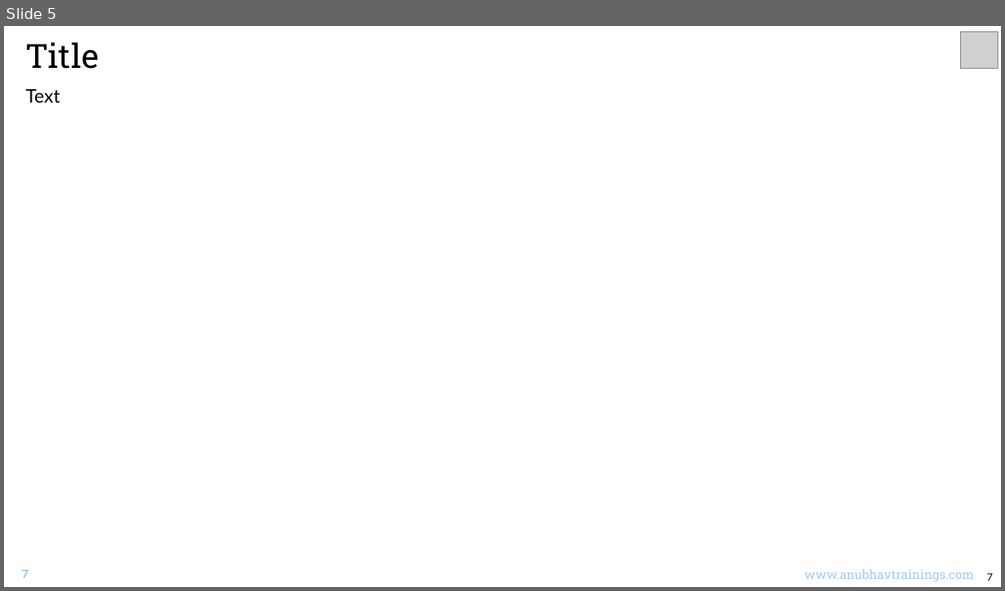
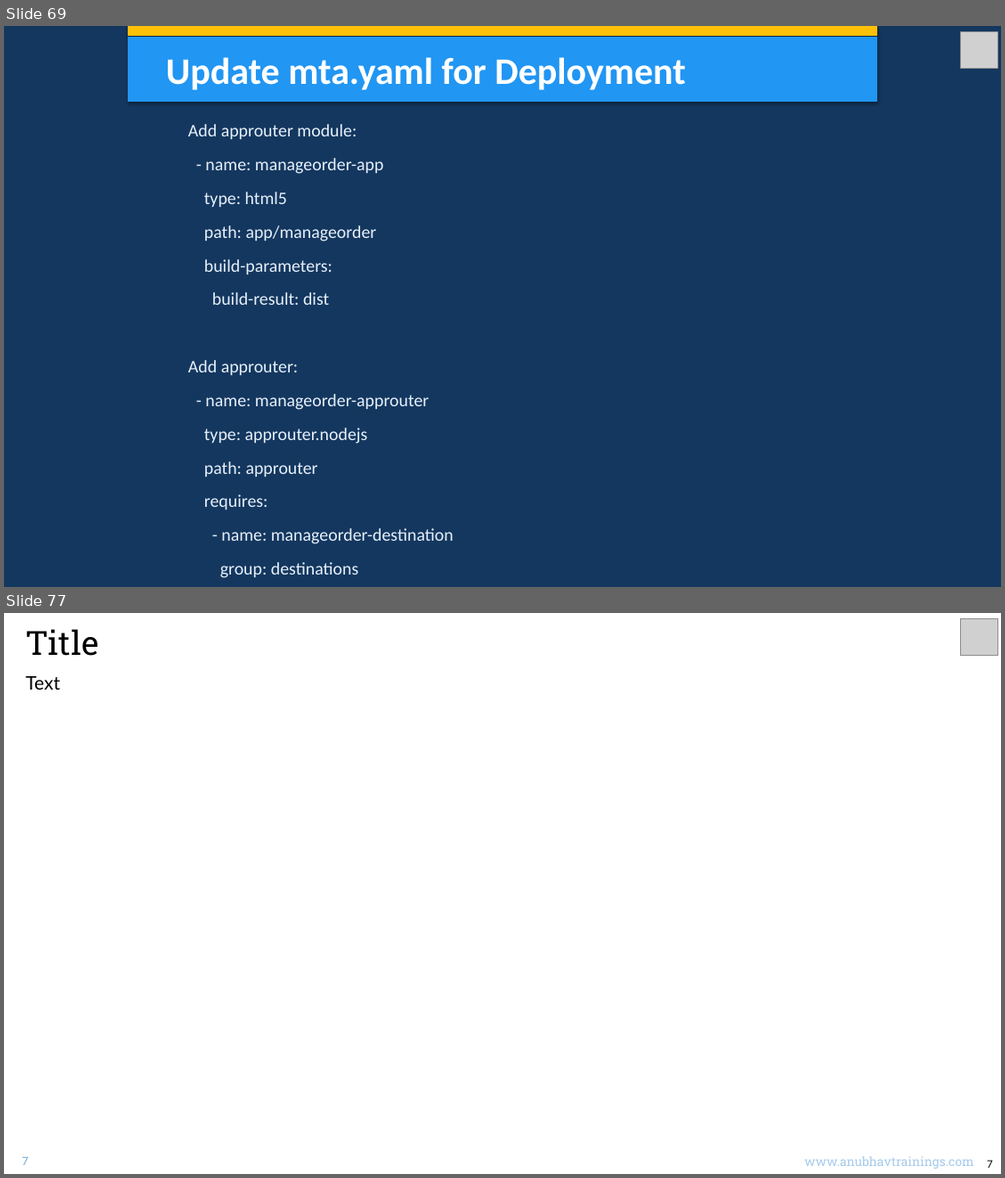
Before and after one commit to soyuztechnologies/typescript_training_capm, a slide deck: Day 3/DAY-3.pptx. Shown one above the other, each under a label of ours: slide 5 before the commit, slides 69 and 77 after it; the slides between them are not shown. The pictures are 1005x591 and 1005x1178 pixels, drawn with LibreOffice and Linux fonts; fonts in the diff are those of the drawing; grey boxes stand for pictures. Boxes give left, top, right and bottom in pixels: in the first picture for what was removed or moved away, otherwise in the second. Text is boxed around its words. In the diff, an @@ line names an element or a change of style, - is before the commit and + after.

Commit message:
Auto bot updater Anubhav Trainings

```diff
--- a/Day 3/DAY-3.pptx
+++ b/Day 3/DAY-3.pptx
@@ slide 69 added at box(4, 26, 1001, 587), background #14375F @@
@@ rectangle added at box(128, 26, 876, 35), fill #FFC107, outline #FFC107 0.75 pt @@
@@ rectangle added at box(128, 38, 876, 101), fill #2196F3, outline #2196F3 0.75 pt, 36 pt, text #FFFFFF, bold @@
+Update mta.yaml for Deployment
@@ picture added at box(960, 32, 997, 69) @@
@@ text added at box(188, 124, 453, 578), 17 pt, text #E6F0FA @@
+Add approuter module:
+- name: manageorder-app
+type: html5
+path: app/manageorder
+build-parameters:
+build-result: dist
+Add approuter:
+- name: manageorder-approuter
+type: approuter.nodejs
+path: approuter
+requires:
+- name: manageorder-destination
+group: destinations
@@ what was slide 5 is now slide 77 @@
```
Also in this commit, not shown: 1 slide changed, 71 other slides added, 4 slides removed, 2 other files.
